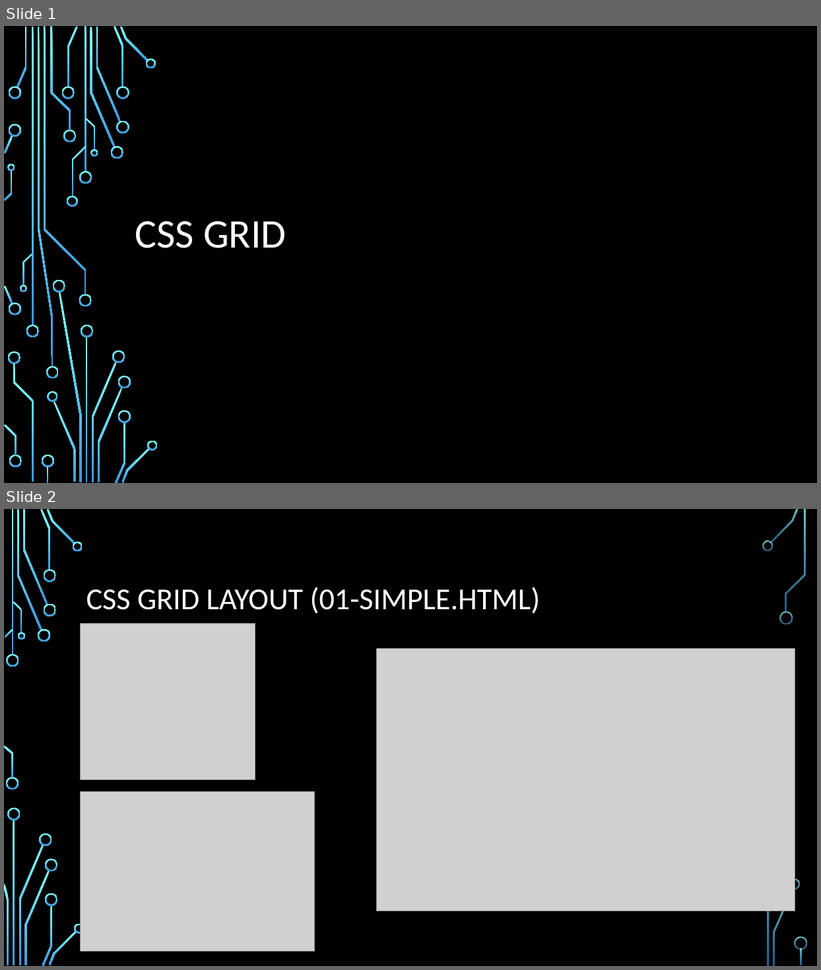
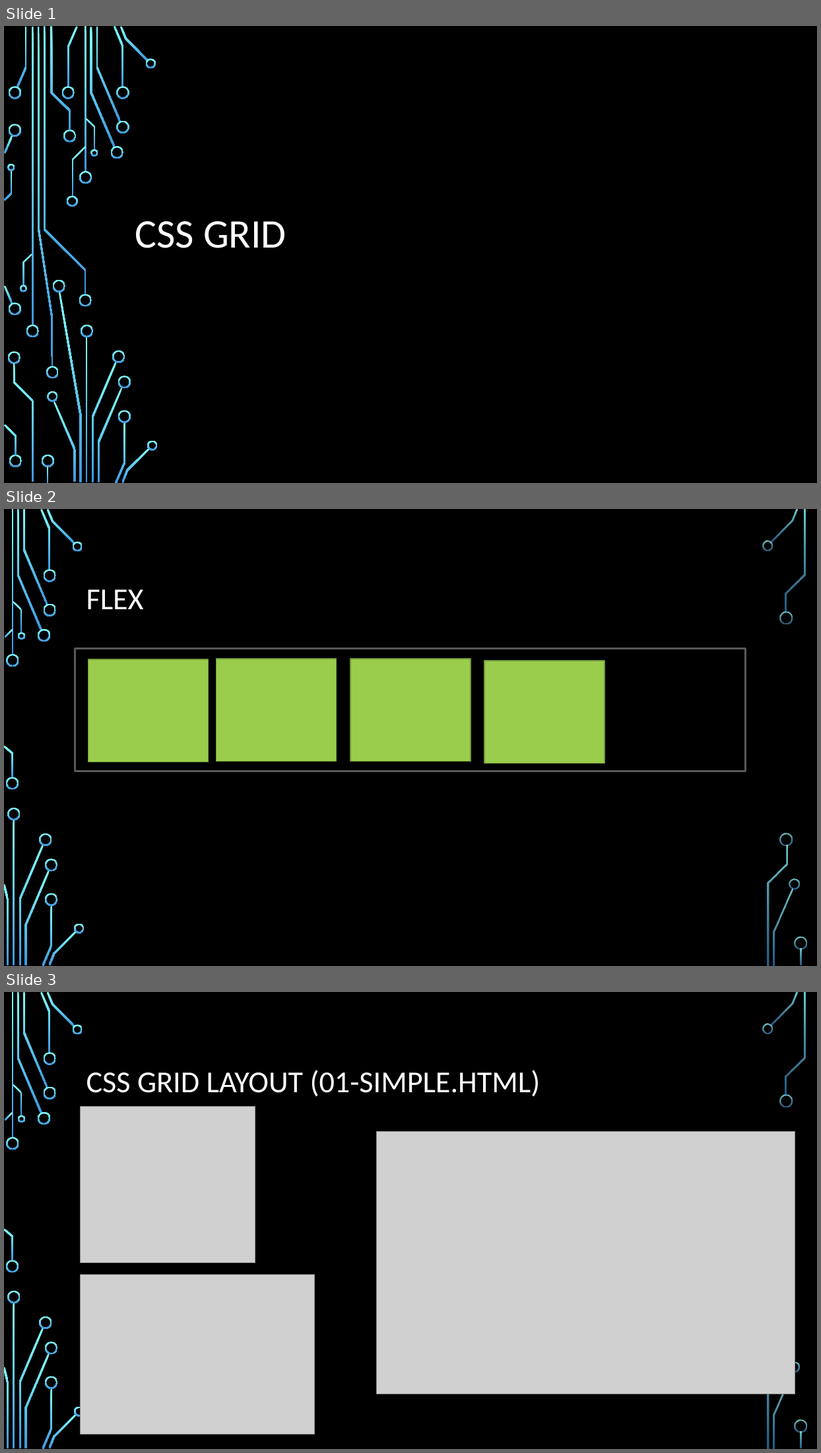
Before and after one commit to talyaron/fullstack2021, a slide deck: 01-HTML-CSS/05-grid/CSS Grid.pptx. Shown one above the other, each under a label of ours: slides 1 and 2 before the commit, slides 1, 2 and 3 after it. The pictures are 821x970 and 821x1453 pixels, drawn with LibreOffice and Linux fonts; fonts in the diff are those of the drawing; grey boxes stand for pictures; background and template pictures are left out. Boxes give left, top, right and bottom in pixels: in the first picture for what was removed or moved away, otherwise in the second. Text is boxed around its words. In the diff, an @@ line names an element or a change of style, - is before the commit and + after.

```diff
--- a/01-HTML-CSS/05-grid/CSS Grid.pptx
+++ b/01-HTML-CSS/05-grid/CSS Grid.pptx
@@ slide 2 added at (x1=4, y1=509, x2=817, y2=966), background picture (left out); not listed: 35 template elements that a slide beside it also shows @@
@@ title added at (x1=86, y1=590, x2=144, y2=609), 36 pt, text #FFFFFF @@
+FLEX
@@ rectangle added at (x1=75, y1=649, x2=746, y2=771), outline #595959 2.25 pt @@
@@ rectangle added at (x1=88, y1=659, x2=209, y2=762), fill #9ACD4C, outline #729838 1.25 pt @@
@@ rectangle added at (x1=217, y1=659, x2=337, y2=762), fill #9ACD4C, outline #729838 1.25 pt @@
@@ rectangle added at (x1=350, y1=659, x2=471, y2=762), fill #9ACD4C, outline #729838 1.25 pt @@
@@ rectangle added at (x1=484, y1=661, x2=605, y2=763), fill #9ACD4C, outline #729838 1.25 pt @@
@@ freeform shape added at (x1=781, y1=834, x2=793, y2=846), fill gradient #82FFFF to #3D97DE @@
@@ what was slide 2 is now slide 3 @@
```
Also in this commit, not shown: 4 other files.
